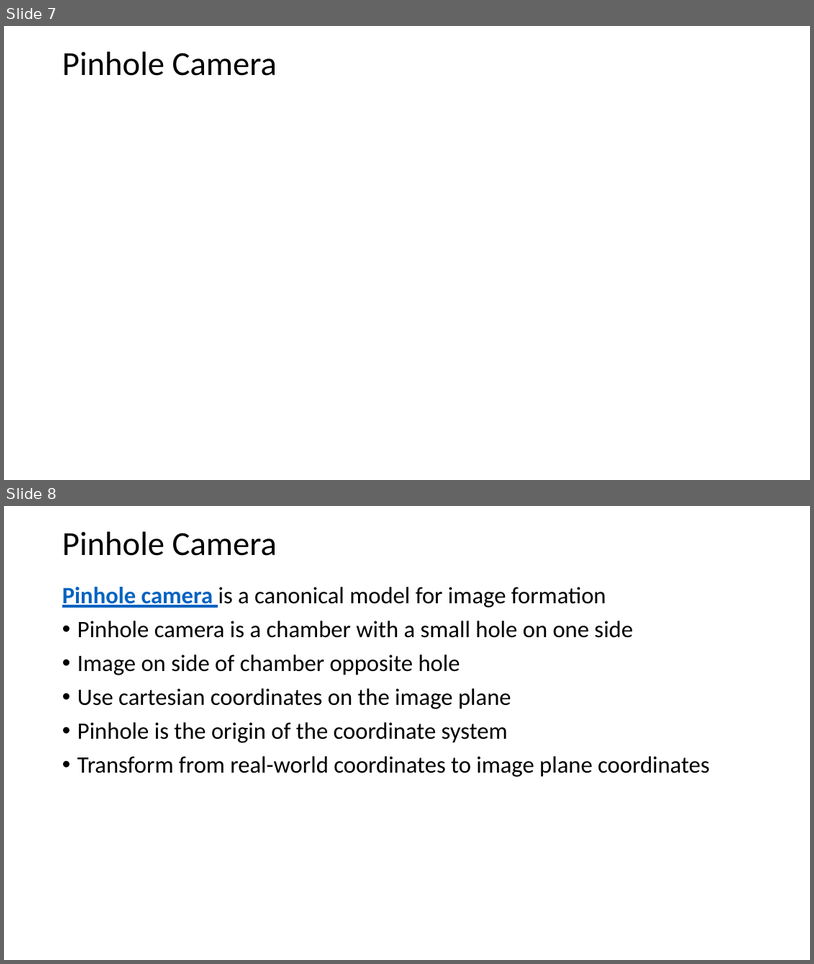
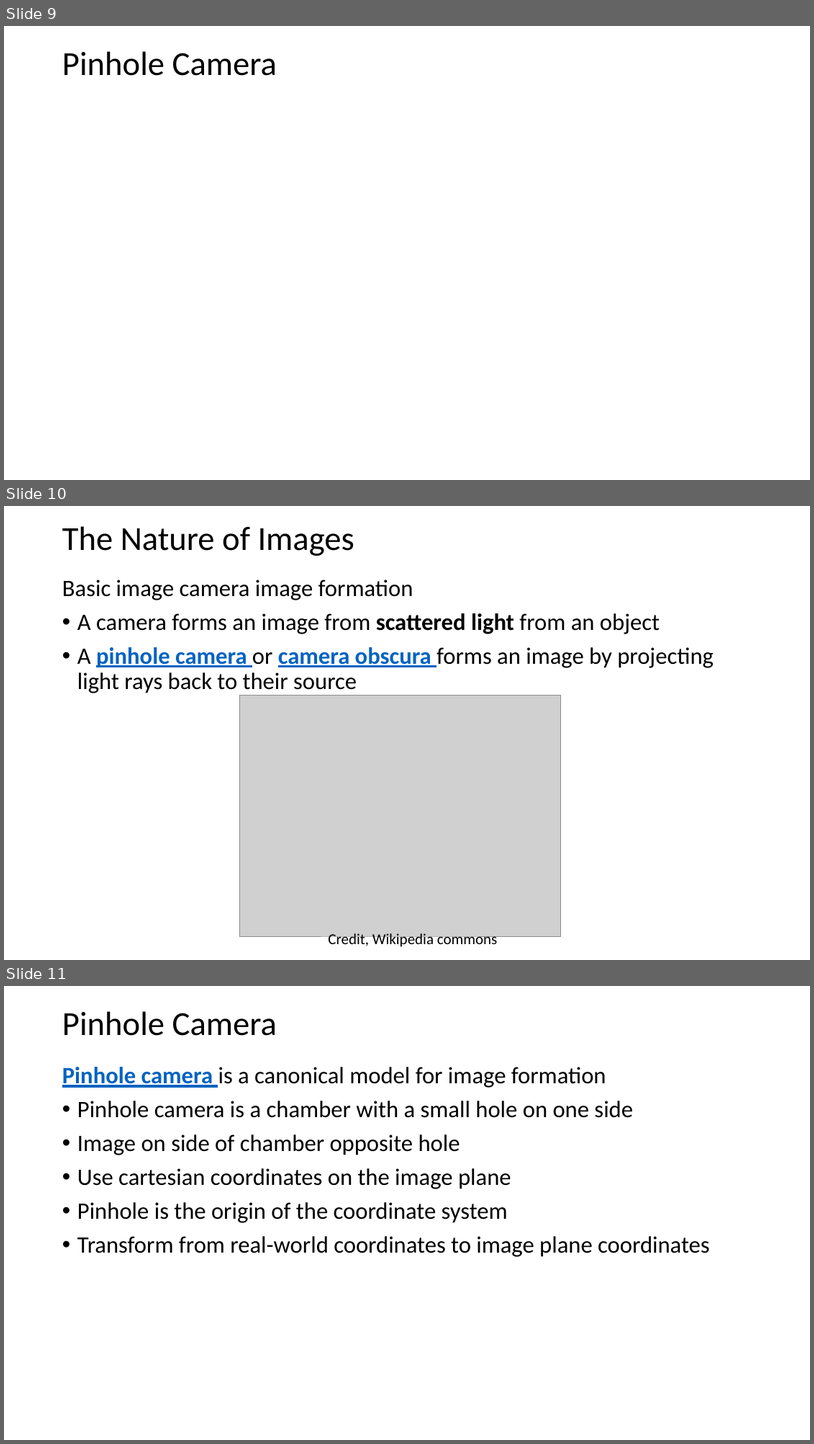
Before and after one commit to StephenElston/CSCI-E25, a slide deck: Slides/9_HomographyProjection.pptx. Shown one above the other, each under a label of ours: slides 7 and 8 before the commit, slides 9, 10 and 11 after it. The pictures are 814x964 and 814x1444 pixels, drawn with LibreOffice and Linux fonts; fonts in the diff are those of the drawing; grey boxes stand for pictures. Boxes give left, top, right and bottom in pixels: in the first picture for what was removed or moved away, otherwise in the second. Text is boxed around its words. In the diff, an @@ line names an element or a change of style, - is before the commit and + after.

```diff
--- a/Slides/9_HomographyProjection.pptx
+++ b/Slides/9_HomographyProjection.pptx
@@ slide 10 added at bbox=[4, 506, 810, 960], background #FFFFFF @@
@@ title added at bbox=[62, 526, 355, 556], 40 pt, text #000000 @@
+The Nature of Images
@@ text added at bbox=[62, 579, 714, 695], 28 pt, text #000000 @@
+Basic image camera image formation
+• A camera forms an image from scattered light from an object
+• A pinhole camera or camera obscura forms an image by projecting light rays back to their source
@@ picture added at bbox=[239, 695, 561, 936] @@
@@ text added at bbox=[328, 933, 498, 948], 18 pt, text #000000 @@
+Credit, Wikipedia commons
@@ what was slide 7 is now slide 9 @@
@@ what was slide 8 is now slide 11 @@
```
Also in this commit, not shown: 4 slides changed, 3 other slides added.
